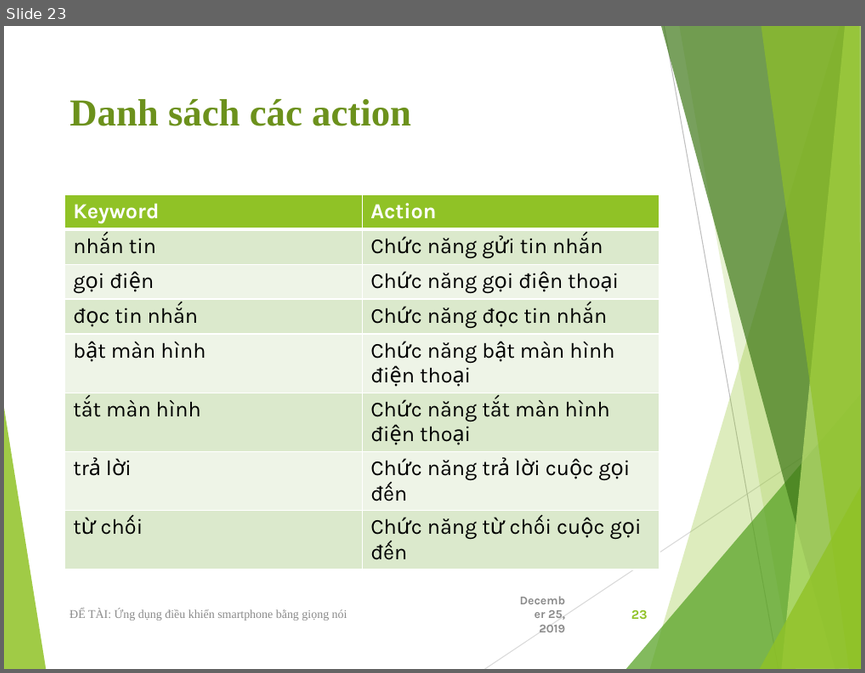
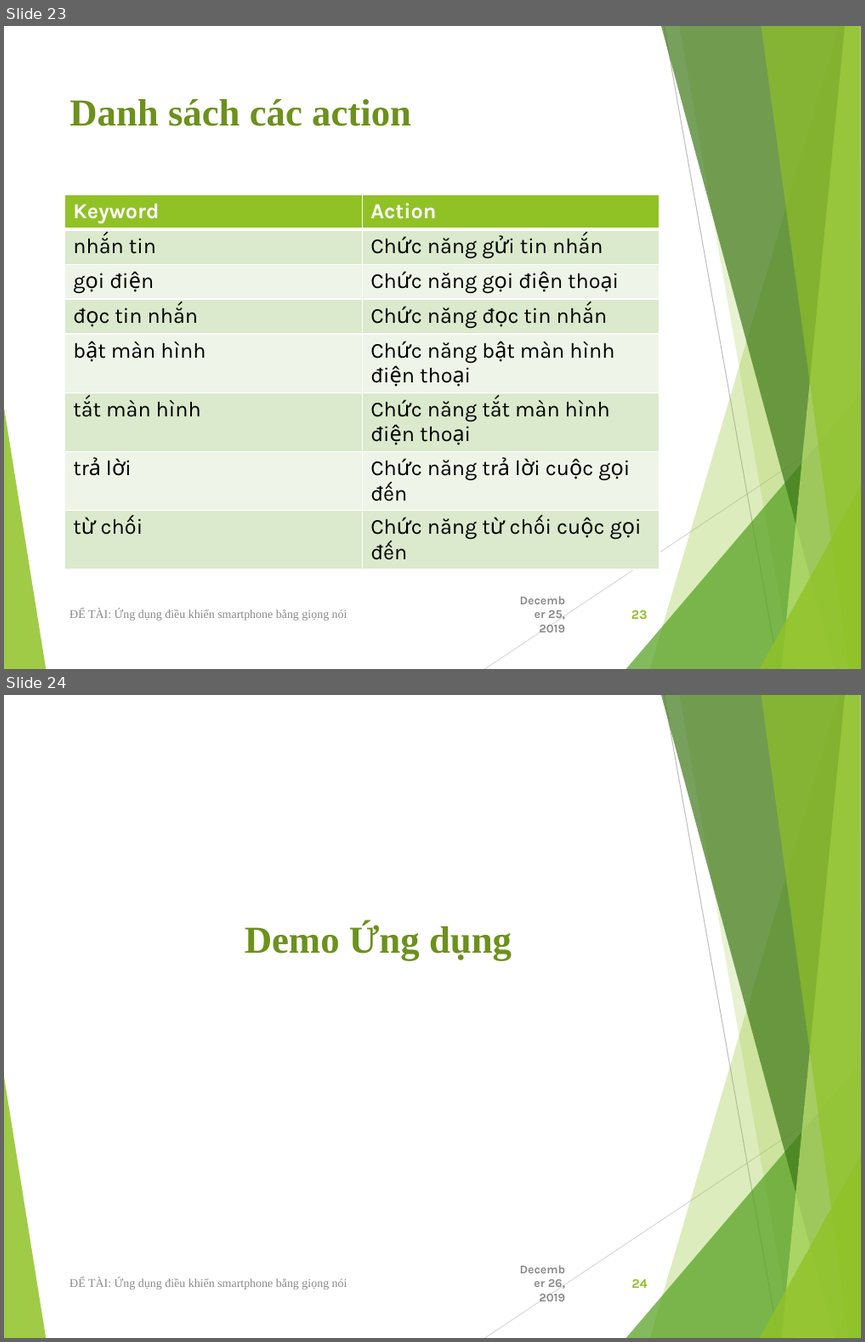
Before and after one commit to viet97/doandocs, a slide deck: DATN_Presentation.pptx. Shown one above the other, each under a label of ours: slide 23 before the commit, slides 23 and 24 after it. The pictures are 865x673 and 865x1342 pixels, drawn with LibreOffice and Linux fonts; fonts in the diff are those of the drawing. Boxes give left, top, right and bottom in pixels: in the first picture for what was removed or moved away, otherwise in the second. Text is boxed around its words. In the diff, an @@ line names an element or a change of style, - is before the commit and + after.

```diff
--- a/DATN_Presentation.pptx
+++ b/DATN_Presentation.pptx
@@ slide 24 added at bbox=[4, 695, 861, 1338], background #FFFFFF; not listed: 10 template elements that a slide beside it also shows @@
@@ title added at bbox=[245, 923, 511, 960], 32 pt, text #6C921D, bold @@
+Demo Ứng dụng
@@ text added at bbox=[69, 1277, 347, 1289], 10 pt, text #8C8C8C @@
+ĐỂ TÀI: Ứng dụng điều khiển smartphone bằng giọng nói
@@ text added at bbox=[539, 1279, 565, 1301], 10 pt, text #8C8C8C, bold @@
+December 26, 2019
@@ page number added at bbox=[631, 1279, 647, 1287], 11 pt, text #90C226, bold @@
+24
```
Also in this commit, not shown: 12 slides changed, 1 other file.
